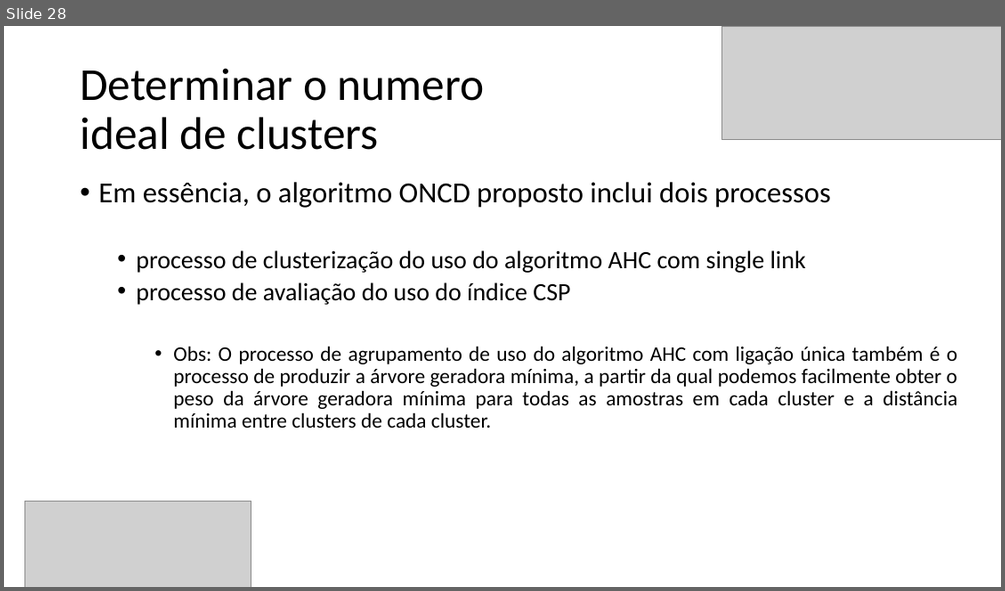
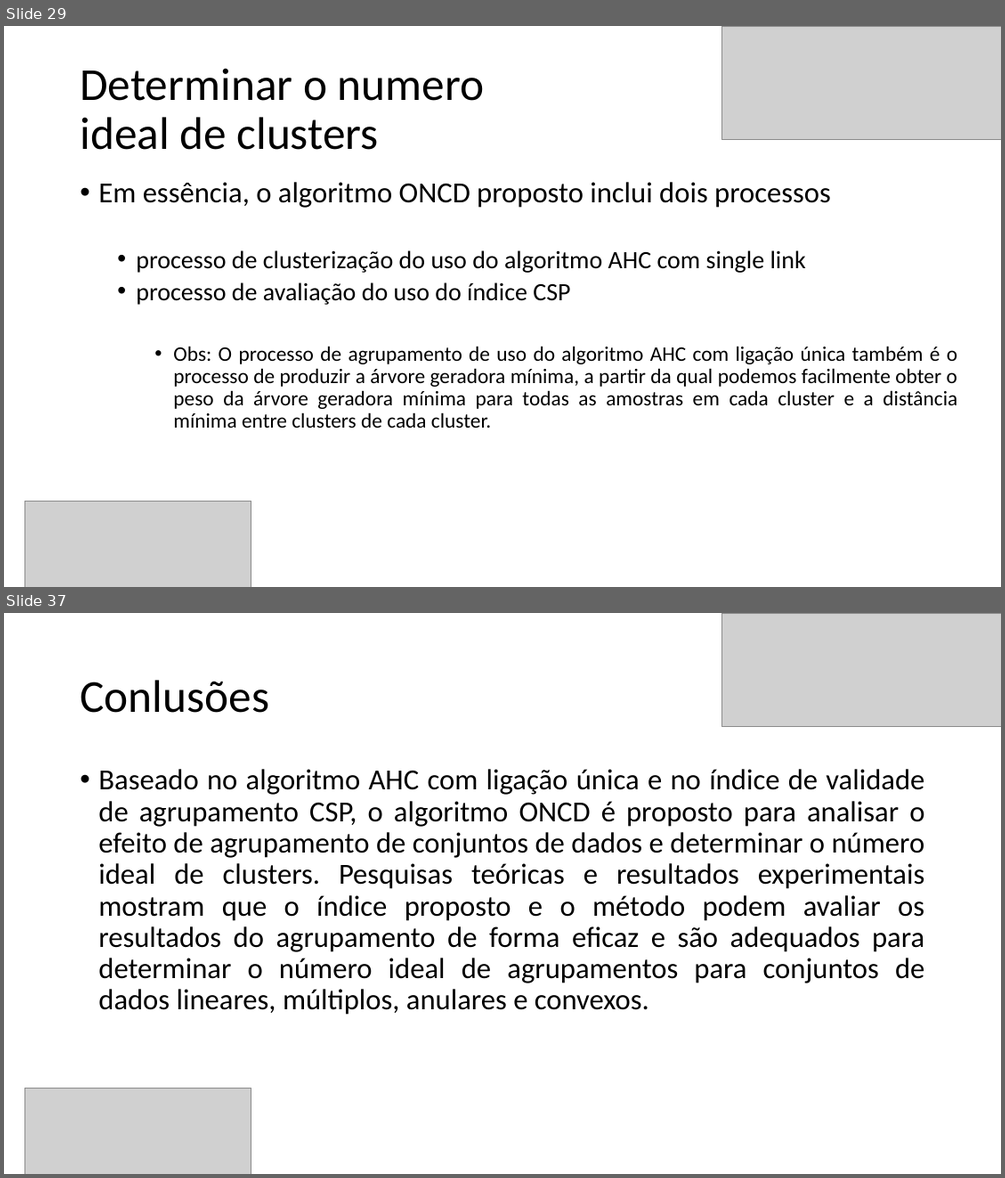
Before and after one commit to Marcio-Salmazo/PRT_Agrupamento, a slide deck: Seminario/optimal clusters - SLIDES.pptx. Shown one above the other, each under a label of ours: slide 28 before the commit, slides 29 and 37 after it; the slides between them are not shown. The pictures are 1005x591 and 1005x1178 pixels, drawn with LibreOffice and Linux fonts; fonts in the diff are those of the drawing; grey boxes stand for pictures. Boxes give left, top, right and bottom in pixels: in the first picture for what was removed or moved away, otherwise in the second. Text is boxed around its words. In the diff, an @@ line names an element or a change of style, - is before the commit and + after.

```diff
--- a/Seminario/optimal clusters - SLIDES.pptx
+++ b/Seminario/optimal clusters - SLIDES.pptx
@@ slide 37 added at (x1=4, y1=613, x2=1001, y2=1174), background #FFFFFF @@
@@ picture added at (x1=722, y1=613, x2=1001, y2=727) @@
@@ title added at (x1=80, y1=680, x2=269, y2=713), 44 pt, text #000000 @@
+Conlusões
@@ text added at (x1=98, y1=769, x2=925, y2=1014), 28 pt, text #000000 @@
+• Baseado no algoritmo AHC com ligação única e no índice de validade de agrupamento CSP, o algoritmo ONCD é proposto para analisar o efeito de agrupamento de conjuntos de dados e determinar o número ideal de clusters. Pesquisas teóricas e resultados experimentais mostram que o índice proposto e o método podem avaliar os resultados do agrupamento de forma eficaz e são adequados para determinar o número ideal de agrupamentos para conjuntos de dados lineares, múltiplos, anulares e convexos.
@@ picture added at (x1=25, y1=1088, x2=251, y2=1174) @@
@@ what was slide 28 is now slide 29 @@
```
Also in this commit, not shown: 1 slide changed, 8 other slides added, 1 slide removed.
